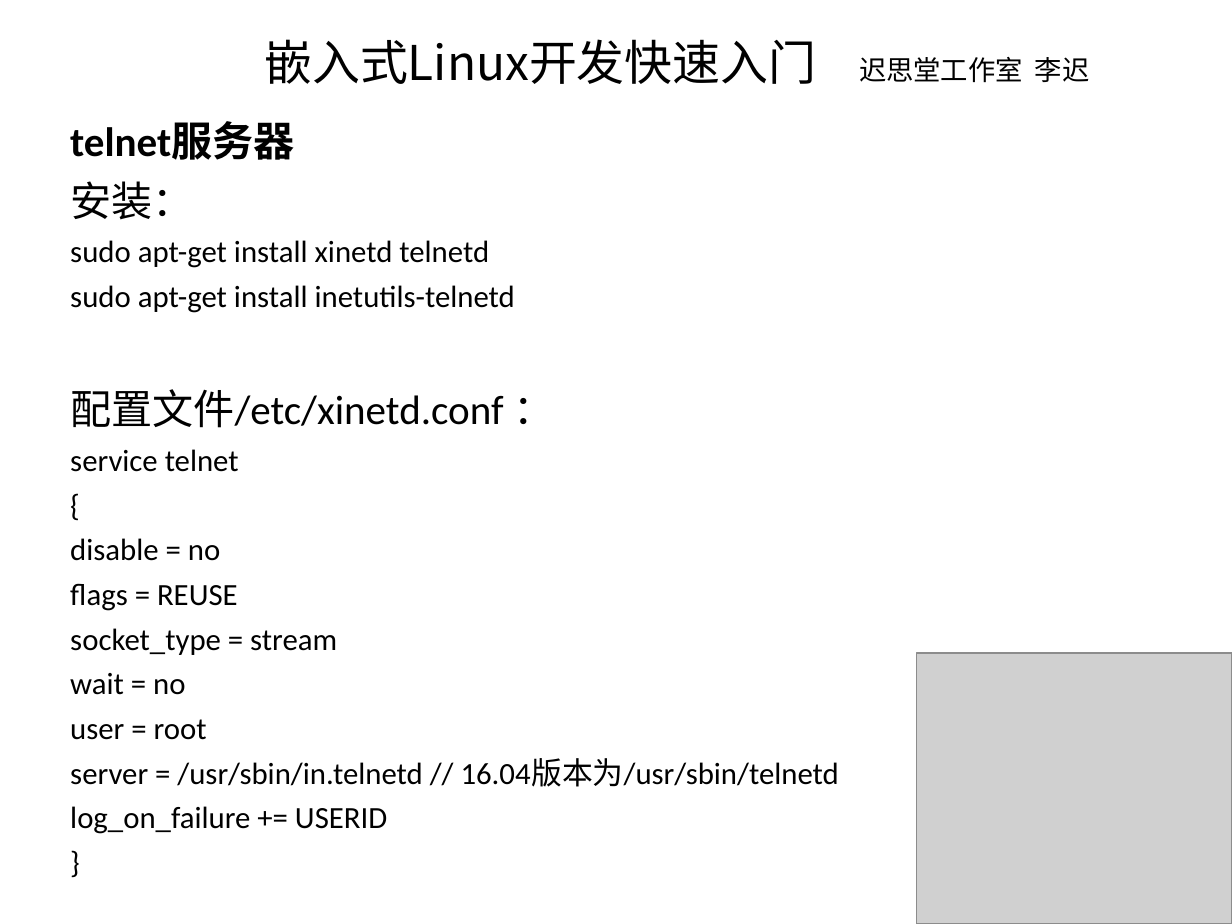
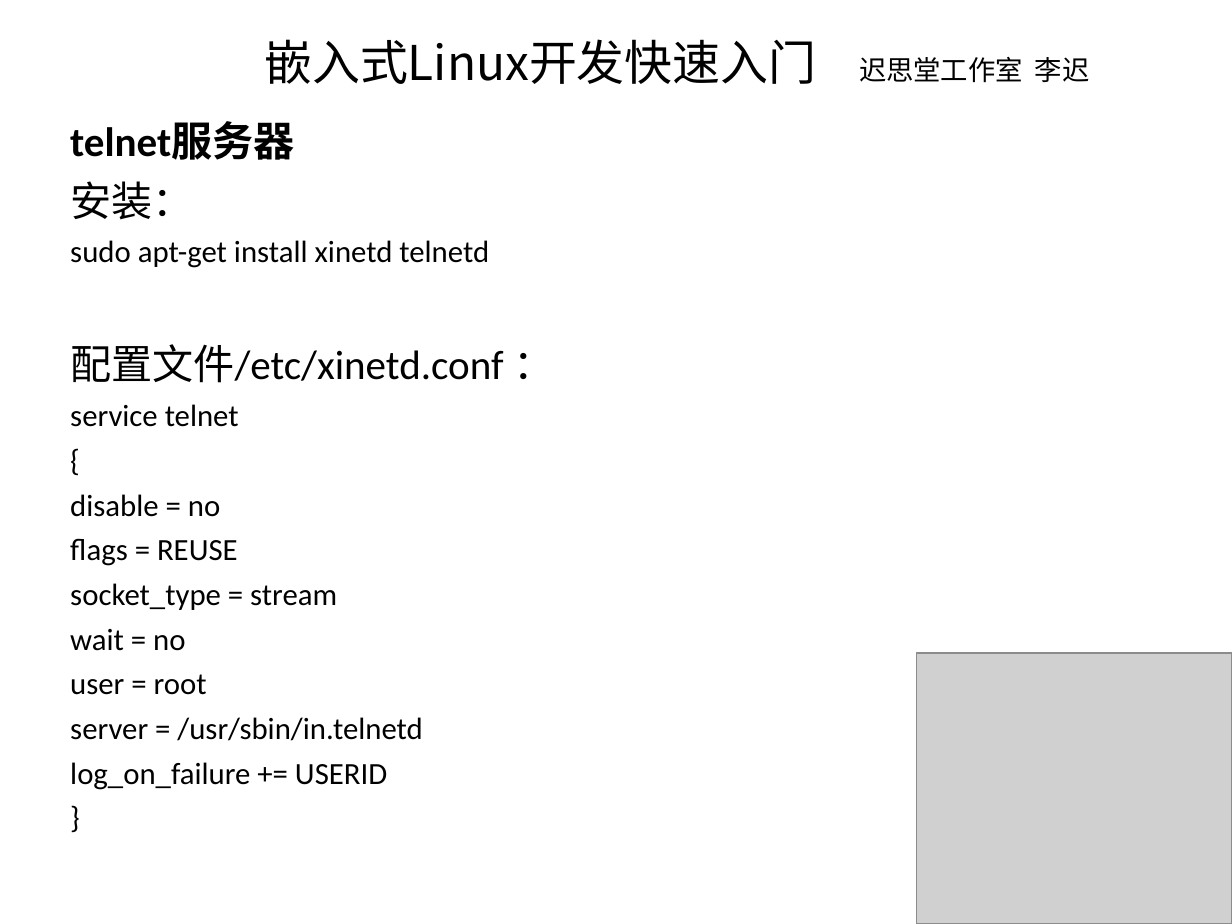
Before and after one commit to latelee/learning-embedded-linux, a slide deck: slide 5 of 3.嵌入式Linux开发快速入门_Linux服务器搭建.ppt. Drawn at 1232x924 pixels with LibreOffice and Linux fonts; fonts in the diff are those of the drawing; grey boxes stand for pictures. Boxes give left, top, right and bottom in pixels: in the first picture for what was removed or moved away, otherwise in the second. Text is boxed around its words. In the diff, an @@ line names an element or a change of style, - is before the commit and + after.

```diff
--- a/3.嵌入式Linux开发快速入门_Linux服务器搭建.ppt
+++ b/3.嵌入式Linux开发快速入门_Linux服务器搭建.ppt
@@ text at bbox=[70, 285, 515, 313]: paragraph removed @@
-sudo apt-get install inetutils-telnetd
@@ text at bbox=[70, 717, 422, 741]: text changed @@
-server = /usr/sbin/in.telnetd // 16.04版本为/usr/sbin/telnetd
+server = /usr/sbin/in.telnetd
```
Also in this commit, not shown: 3 other slides changed, 1 slide added, 1 other file.
